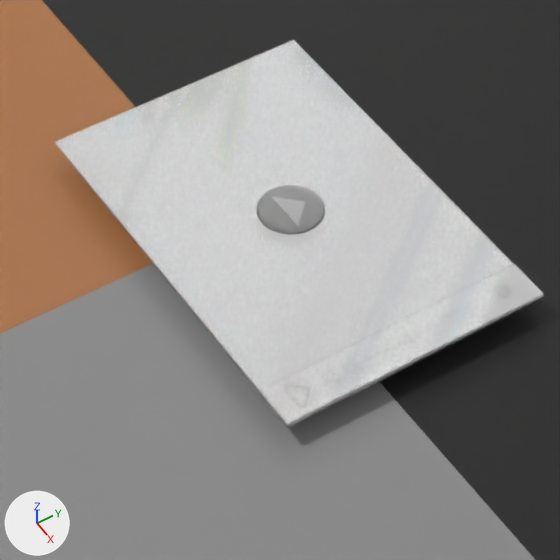
A saved change to the Blender file src/Assets/Mockups/NewYear.2blend.blend.
Before and after are seen from the file's camera 'Camera'. Lighting does not change. The marker at lower left points along +X, +Y and +Z.
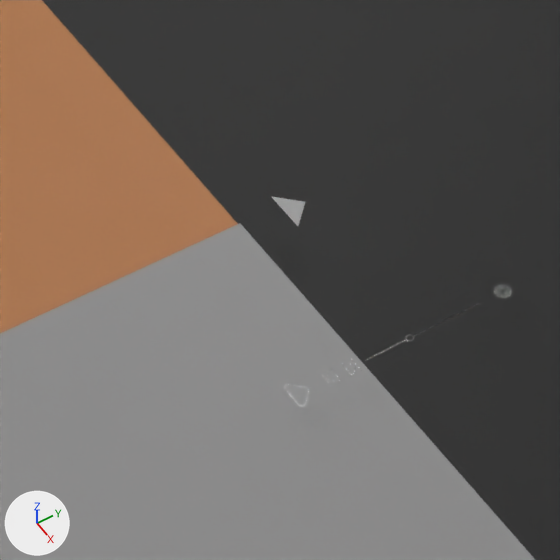
Changed parts and their boxes (x1, y1, x2, y2) in the pictures (560 x 560 px):
'Cube', deleted: before (55, 40, 513, 424)
    faces in mat_displayglass: (56, 40, 513, 390)
    faces in mat_video_screen (its picture is missing): (55, 142, 287, 424)
'Cube.001', deleted: before (260, 264, 544, 428)
'Circle', deleted: before (256, 185, 325, 234)

The change, as a diff of the scene's bpy script:
```diff
--- a/src/Assets/Mockups/NewYear.2blend.blend.py
+++ b/src/Assets/Mockups/NewYear.2blend.blend.py
@@ ob_cube @@
-ob_cube = bpy.data.objects.new('Cube', me_cube)
-ob_cube.location = (0.1249, -0.0667, 0.0233)
@@ ob_cube_001 @@
-ob_cube_001 = bpy.data.objects.new('Cube.001', me_cube_001)
-ob_cube_001.location = (0.1235, -0.0667, 0.0233)
@@ ob_circle @@
-ob_circle = bpy.data.objects.new('Circle', me_circle)
-ob_circle.location = (0.1249, -0.0667, 0.0329)
-_m = ob_circle.modifiers.new('Solidify', 'SOLIDIFY')
-_m.thickness = 0.002
-_m.offset = 1.0
-_m = ob_circle.modifiers.new('Subdivision', 'SUBSURF')
-_m.levels = 2
```
